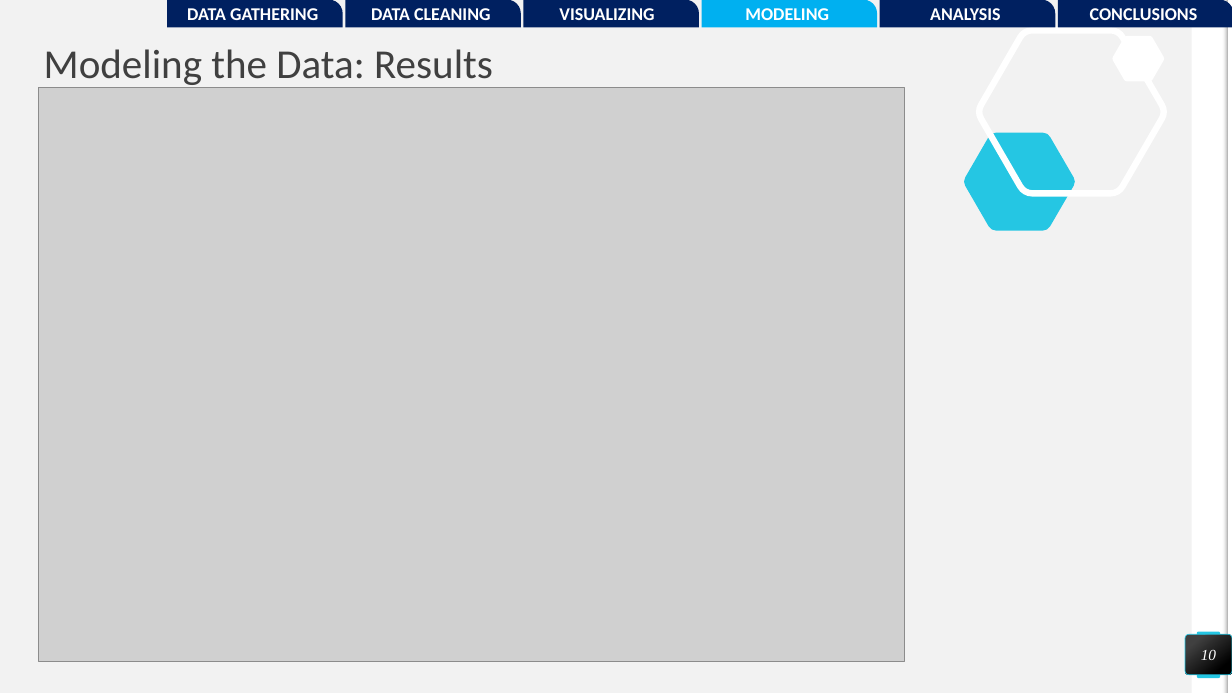
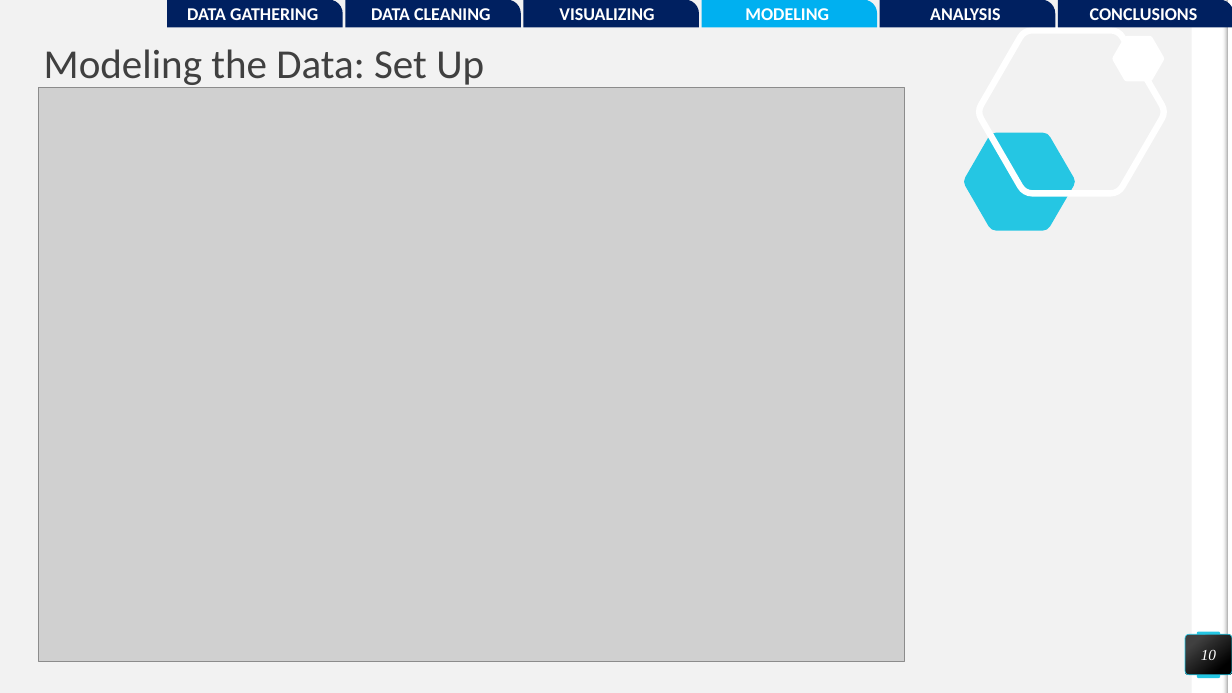
Before and after one commit to pwalesdi/GA_Project_3, a slide deck: slide 10 of Subreddit_Presentation.pptx. Drawn at 1232x693 pixels with LibreOffice and Linux fonts; fonts in the diff are those of the drawing; grey boxes stand for pictures. Boxes give left, top, right and bottom in pixels: in the first picture for what was removed or moved away, otherwise in the second. Text is boxed around its words. In the diff, an @@ line names an element or a change of style, - is before the commit and + after.

```diff
--- a/Subreddit_Presentation.pptx
+++ b/Subreddit_Presentation.pptx
@@ title at (44, 49, 484, 88): text changed @@
-Modeling the Data: Results
+Modeling the Data: Set Up
```
Also in this commit, not shown: 1 other slide changed, 8 slides added, 5 slides removed, 5 other files.
